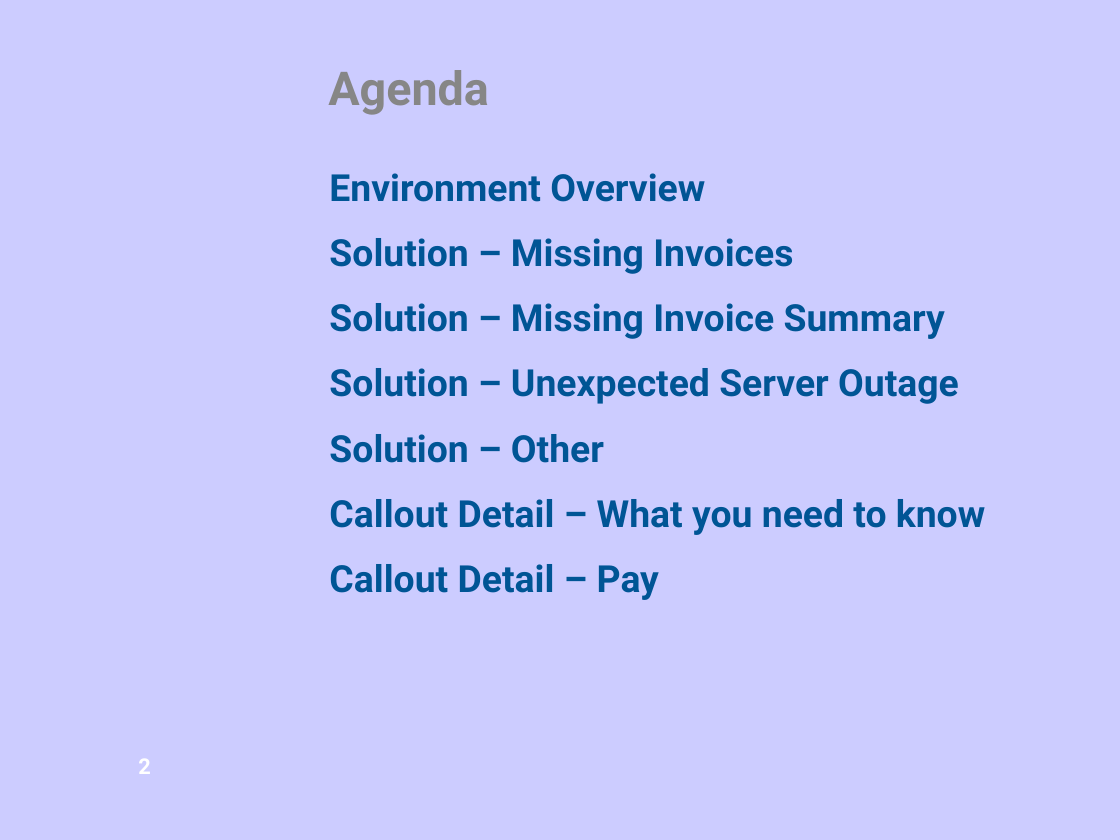
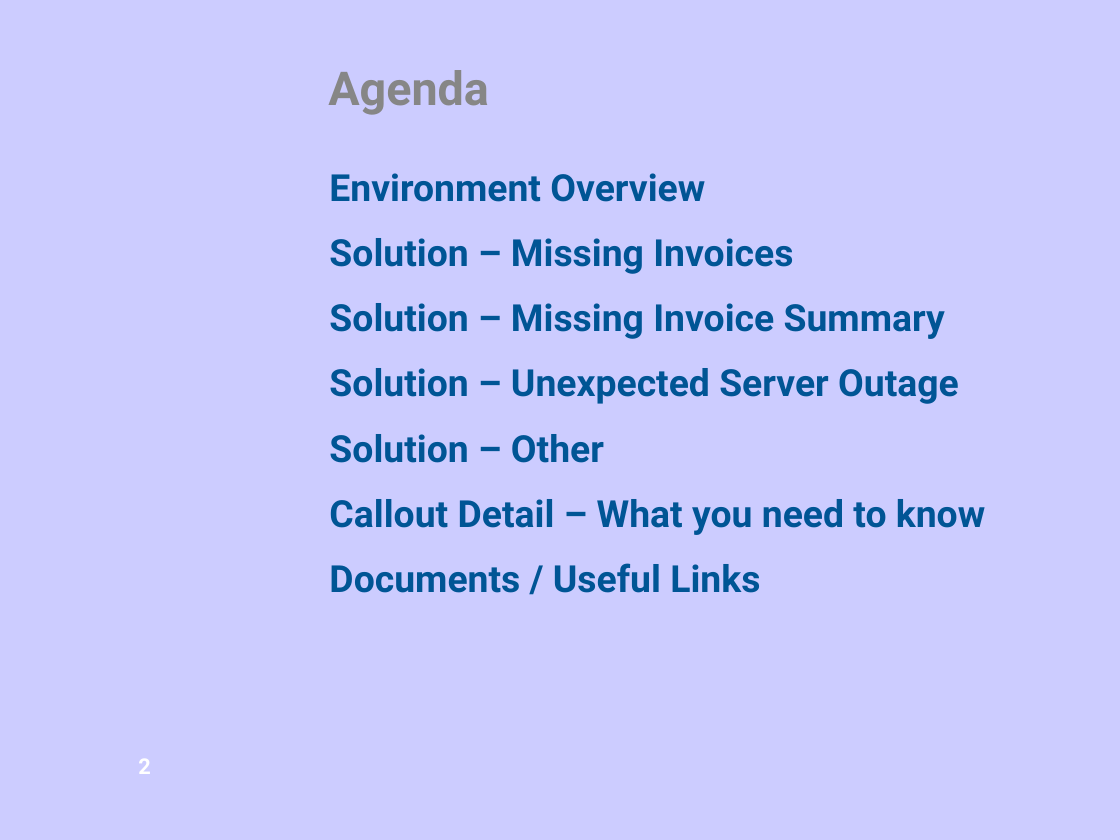
Before and after one commit to pandaasu/ANZregional, a slide deck: slide 2 of DOCUMENTATION/ICS/ON_CALL/Callout_presentation.ppt. Drawn at 1120x840 pixels with LibreOffice and Linux fonts; fonts in the diff are those of the drawing; background and template pictures are left out. Boxes give left, top, right and bottom in pixels: in the first picture for what was removed or moved away, otherwise in the second. Text is boxed around its words. In the diff, an @@ line names an element or a change of style, - is before the commit and + after.

Commit message:
Finalised presentation for callouts.

```diff
--- a/DOCUMENTATION/ICS/ON_CALL/Callout_presentation.ppt
+++ b/DOCUMENTATION/ICS/ON_CALL/Callout_presentation.ppt
@@ text at bbox=[329, 563, 760, 593]: text changed @@
-Callout Detail – Pay
+Documents / Useful Links
```
Also in this commit, not shown: 3 other slides changed, 8 slides added.
